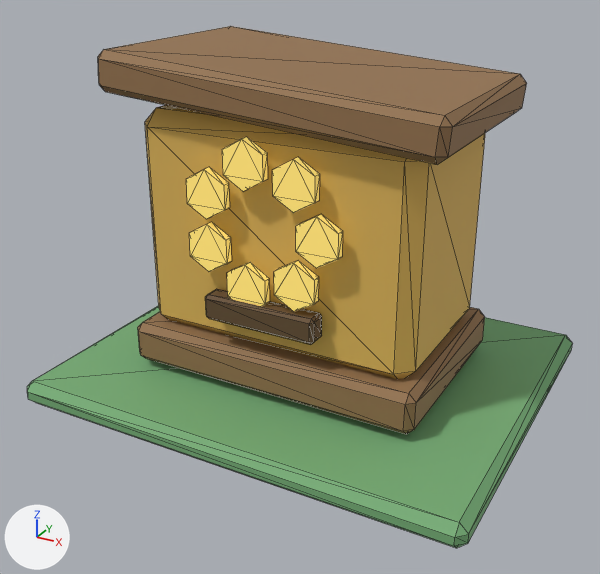
A saved change to the glTF model public/assets/harthmere/glb/gathering_nodes/orchard_honey_hive/orchard_honey_hive.glb.
The view is the same before and after, from a camera (50 mm lens) standing at (1.73, -3.28, 2.13) and looking at (0.0, -0.13, 0.55). Lighting does not change. The marker at lower left points along +X, +Y and +Z. The first picture is the older version. Mesh edges are drawn as thin lines. Vertices at exactly the same position are counted once.
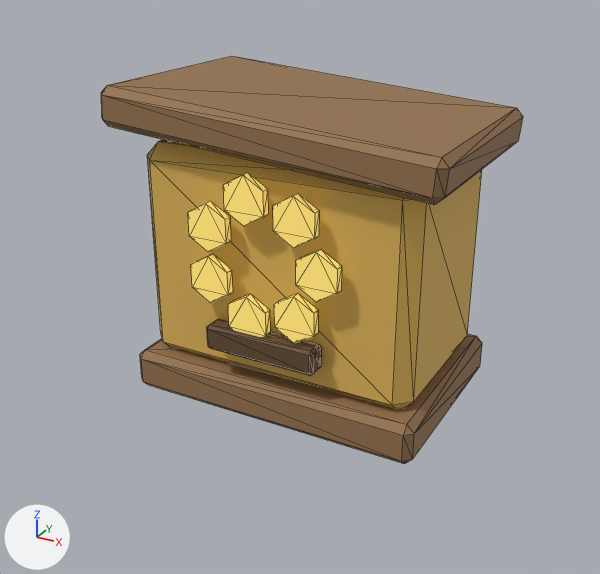
What differs and where, as boxes [x1, y1, x2, y2] in the pictures (600 x 574 px):
'Mesh_0', reshaped, moved, rescaled (23% narrower, 22% shorter)
    before: [27, 26, 572, 548]
    after: [101, 56, 523, 464]
part 1 of me_mesh_0, added (yellow)
    after: [296, 249, 342, 302]
part 2 of me_mesh_0, added (yellow)
    after: [273, 194, 319, 248]
part 3 of me_mesh_0, added (yellow)
    after: [223, 173, 268, 226]
part 4 of me_mesh_0, added (yellow)
    after: [188, 201, 231, 252]
part 5 of me_mesh_0, added (yellow)
    after: [191, 254, 233, 303]
part 6 of me_mesh_0, added (yellow)
    after: [228, 294, 270, 337]
part 7 of me_mesh_0, added (yellow)
    after: [274, 293, 318, 343]
part 8 of me_mesh_0, rebuilt
    before: [145, 105, 485, 379]
    after: [147, 139, 482, 409]
part 9 of me_mesh_0, rebuilt
    before: [27, 306, 572, 548]
    after: [140, 334, 482, 464]
part 10 of me_mesh_0, rebuilt
    before: [205, 289, 322, 344]
    after: [207, 319, 322, 375]
part 11 of me_mesh_0, added (brown)
    after: [101, 56, 523, 205]
part 12 of me_mesh_0, deleted
    before: [98, 26, 527, 434]

Patch to the scene script:
```diff
--- a/public/assets/harthmere/glb/gathering_nodes/orchard_honey_hive/orchard_honey_hive.glb.py
+++ b/public/assets/harthmere/glb/gathering_nodes/orchard_honey_hive/orchard_honey_hive.glb.py
@@ me_mesh_0 @@
 # used by ob_mesh_0; location = (-1.1, 0.9, 0.0); scale = (0.000134, 0.000134, 0.000134)
-me_mesh_0.from_pydata(...)  # 204 vertices, 360 faces; spans x 0.0..16383.0, y -13404.0..0.0, z 0.0..12145.0
+me_mesh_0.from_pydata(...)  # 180 vertices, 316 faces; spans x 0.0..16383.0, y -10778.0..0.0, z 0.0..15128.0
+# me_mesh_0 part 1: a new loose piece, a 6-sided cylinder along y spanning x 10079.0..12025.0, y -10573.0..-10165.0, z 7049.0..9296.0, in mat_orchard_honey_hive_highlight (yellow #f6d76f, glowing yellow #9a8643)
+# me_mesh_0 part 2: a new loose piece, a 6-sided cylinder along y spanning x 9002.0..10948.0, y -10573.0..-10165.0, z 9285.0..11533.0, in mat_orchard_honey_hive_highlight (yellow #f6d76f, glowing yellow #9a8643)
+# me_mesh_0 part 3: a new loose piece, a 6-sided cylinder along y spanning x 6582.0..8528.0, y -10573.0..-10165.0, z 9838.0..12085.0, in mat_orchard_honey_hive_highlight (yellow #f6d76f, glowing yellow #9a8643)
+# me_mesh_0 part 4: a new loose piece, a 6-sided cylinder along y spanning x 4641.0..6588.0, y -10573.0..-10165.0, z 8290.0..10538.0, in mat_orchard_honey_hive_highlight (yellow #f6d76f, glowing yellow #9a8643)
+# me_mesh_0 part 5: a new loose piece, a 6-sided cylinder along y spanning x 4641.0..6588.0, y -10573.0..-10165.0, z 5808.0..8055.0, in mat_orchard_honey_hive_highlight (yellow #f6d76f, glowing yellow #9a8643)
+# me_mesh_0 part 6: a new loose piece, a 6-sided cylinder along y spanning x 6582.0..8528.0, y -10573.0..-10165.0, z 4260.0..6508.0, in mat_orchard_honey_hive_highlight (yellow #f6d76f, glowing yellow #9a8643)
+# me_mesh_0 part 7: a new loose piece, a 6-sided cylinder along y spanning x 9002.0..10948.0, y -10573.0..-10165.0, z 4813.0..7060.0, in mat_orchard_honey_hive_highlight (yellow #f6d76f, glowing yellow #9a8643)
+# me_mesh_0 part 8: the loose piece of 24 vertices spanning x 3165.0..13218.0, y -9867.0..-3537.0, z 2420.0..10239.0 is rebuilt with 24 vertices and now spans x 1296.0..15087.0, y -9705.0..-1022.0, z 1788.0..12515.0
+# me_mesh_0 part 9: the loose piece of 24 vertices spanning x 0.0..16383.0, y -13404.0..0.0, z 0.0..894.0 is rebuilt with 24 vertices and now spans x 785.0..15598.0, y -10471.0..-255.0, z 0.0..2043.0, in mat_orchard_honey_hive_wood (brown #95734d)
+# me_mesh_0 part 10: the loose piece of 24 vertices spanning x 6144.0..10239.0, y -10649.0..-9904.0, z 3649.0..4543.0 is rebuilt with 24 vertices and now spans x 5382.0..11001.0, y -10778.0..-9756.0, z 3473.0..4699.0
+# me_mesh_0 part 11: a new loose piece of 24 vertices spanning x 0.0..16383.0, y -10727.0..0.0, z 12046.0..15128.0, in mat_orchard_honey_hive_wood (brown #95734d)
+# me_mesh_0 part 12: 9 loose pieces with 132 vertices, spanning x 2220.0..14163.0, y -10612.0..-2793.0, z 1117.0..12145.0, are deleted
 me_mesh_0.materials.append(mat_orchard_honey_hive_accent)
 me_mesh_0.materials.append(mat_orchard_honey_hive_dark)
-me_mesh_0.materials.append(mat_orchard_honey_hive_green)  # green #76ad76
 me_mesh_0.materials.append(mat_orchard_honey_hive_highlight)
@@ ob_mesh_0 @@
 ob_mesh_0 = bpy.data.objects.new('Mesh_0', me_mesh_0)
-ob_mesh_0.location = (-1.1, 0.9, 0.0)
-ob_mesh_0.scale = (0.000134, 0.000134, 0.000134)
+ob_mesh_0.location = (-0.802, 0.525, 0.0)
+ob_mesh_0.scale = (0.0000979, 0.0000979, 0.0000979)
```
